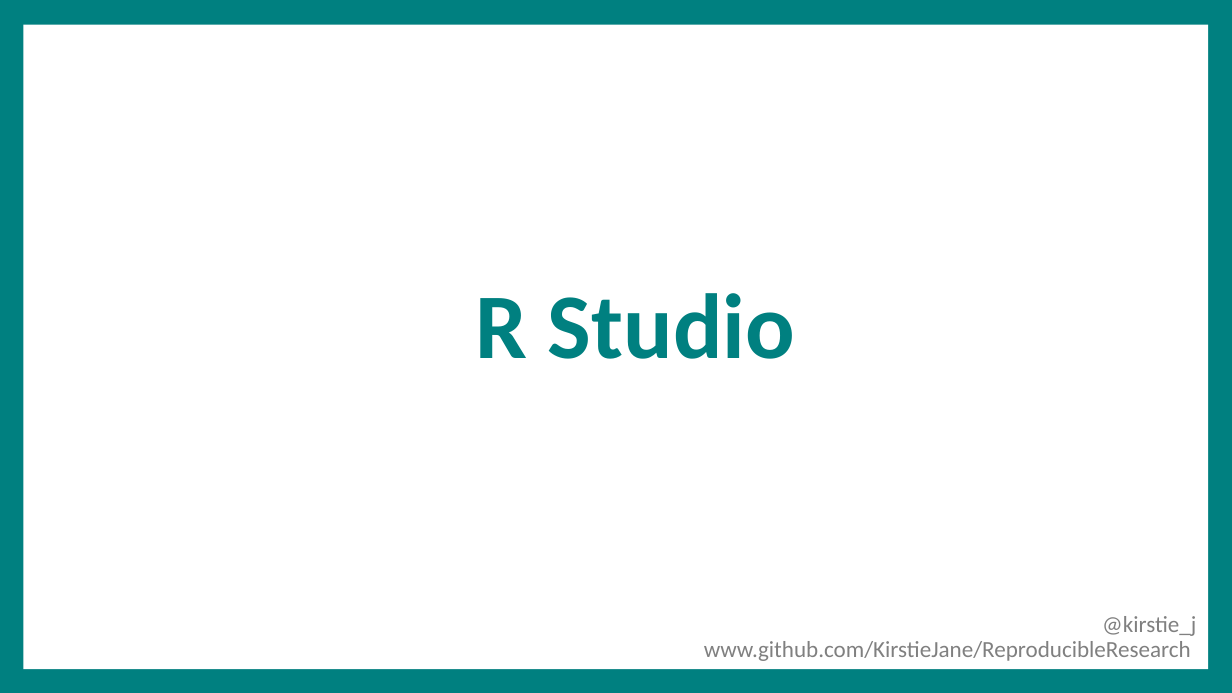
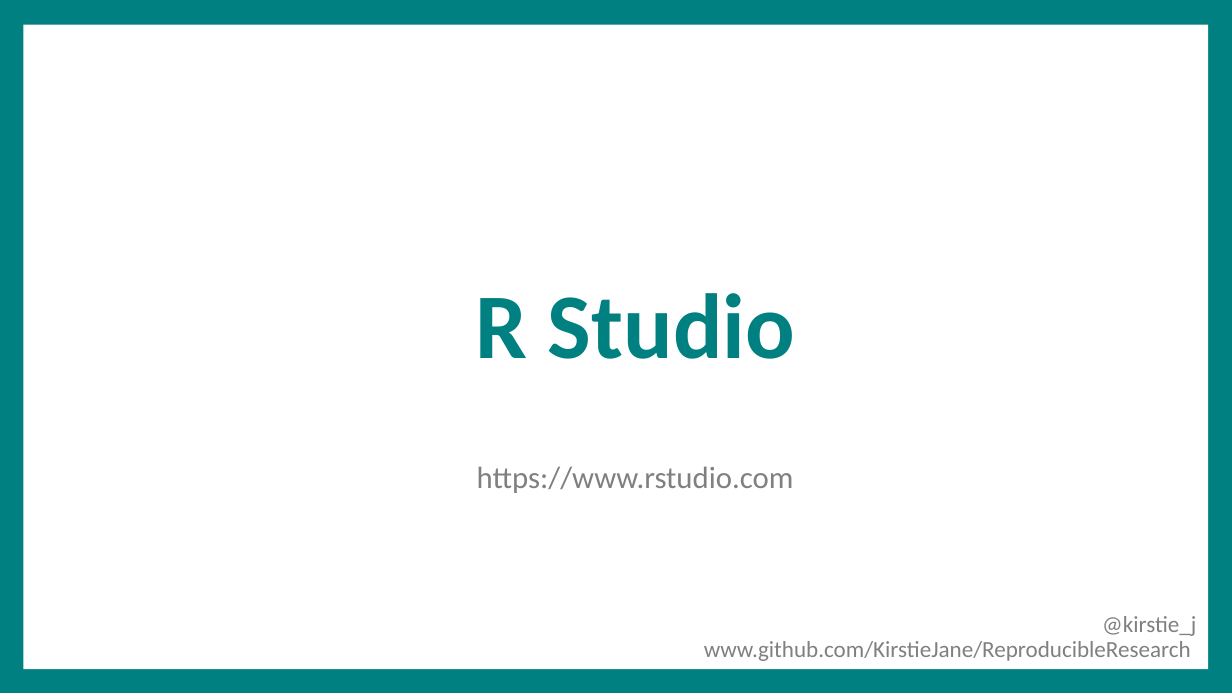
Before and after one commit to WhitakerLab/ReproducibleResearch, a slide deck: slide 26 of PRESENTATIONS/Whitaker_PdocMasterClass_April2016.pptx. Drawn at 1232x693 pixels with LibreOffice and Linux fonts; fonts in the diff are those of the drawing; background and template pictures are left out. Boxes give left, top, right and bottom in pixels: in the first picture for what was removed or moved away, otherwise in the second. Text is boxed around its words. In the diff, an @@ line names an element or a change of style, - is before the commit and + after.

```diff
--- a/PRESENTATIONS/Whitaker_PdocMasterClass_April2016.pptx
+++ b/PRESENTATIONS/Whitaker_PdocMasterClass_April2016.pptx
@@ text added at <box>477,466,794,493</box>, 24 pt, text #808080 @@
+https://www.rstudio.com
```
Also in this commit, not shown: 4 other slides changed.
